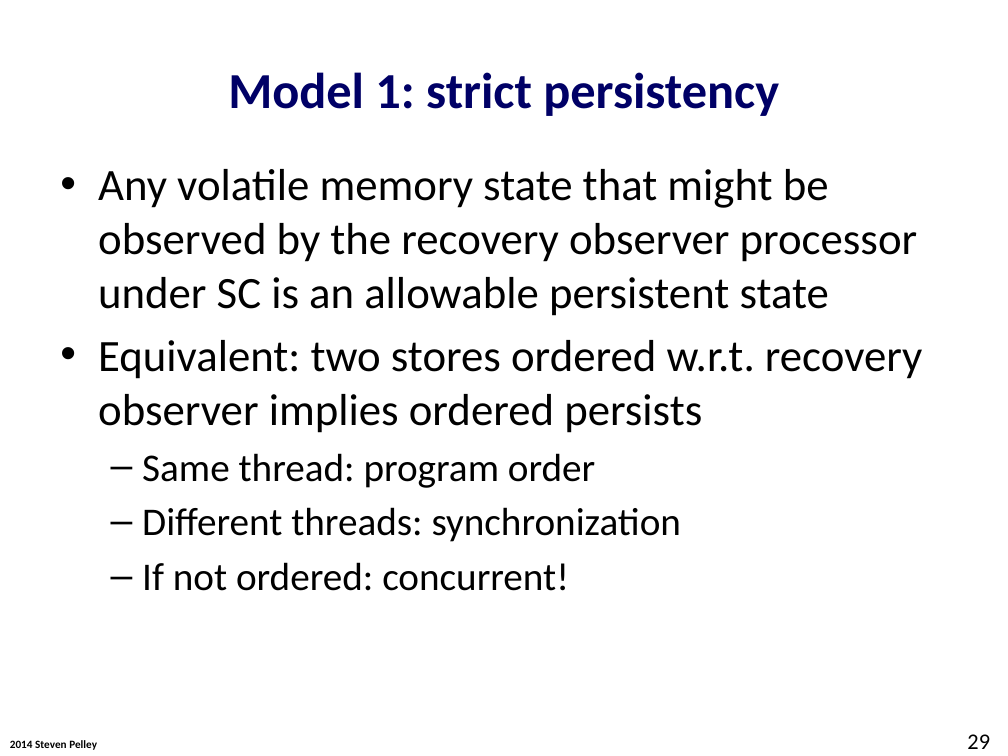
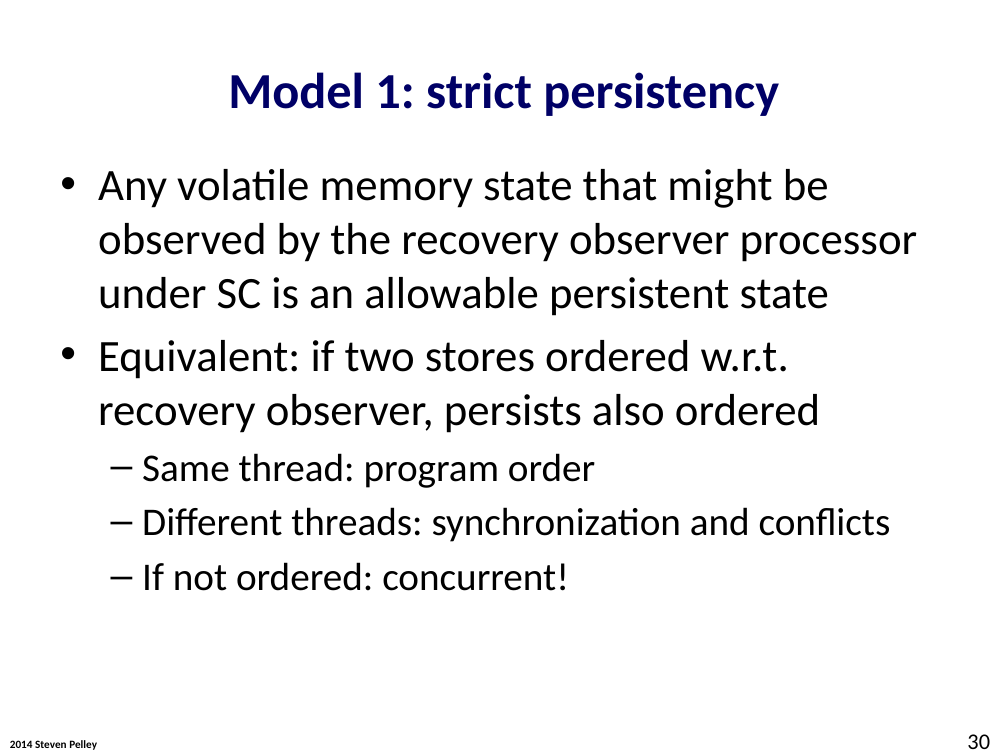
Before and after one commit to Abulila/dissertation, a slide deck: slide 30 of proposal/defense.pptx (slide 29 before the commit). Drawn at 1008x756 pixels with LibreOffice and Linux fonts; fonts in the diff are those of the drawing; background and template pictures are left out. Boxes give left, top, right and bottom in pixels: in the first picture for what was removed or moved away, otherwise in the second. Text is boxed around its words. In the diff, an @@ line names an element or a change of style, - is before the commit and + after.

```diff
--- a/proposal/defense.pptx
+++ b/proposal/defense.pptx
@@ text at box(98, 340, 820, 433): text changed @@
-• Equivalent: two stores ordered w.r.t. recovery observer implies ordered persists
+• Equivalent: if two stores ordered w.r.t. recovery observer, persists also ordered
@@ text at box(142, 507, 891, 542): text changed @@
-  – Different threads: synchronization
+  – Different threads: synchronization and conflicts
@@ page number at box(967, 734, 990, 749): text changed @@
-29
+30
```
Also in this commit, not shown: 22 other slides changed, 11 slides added, 5 slides removed.
